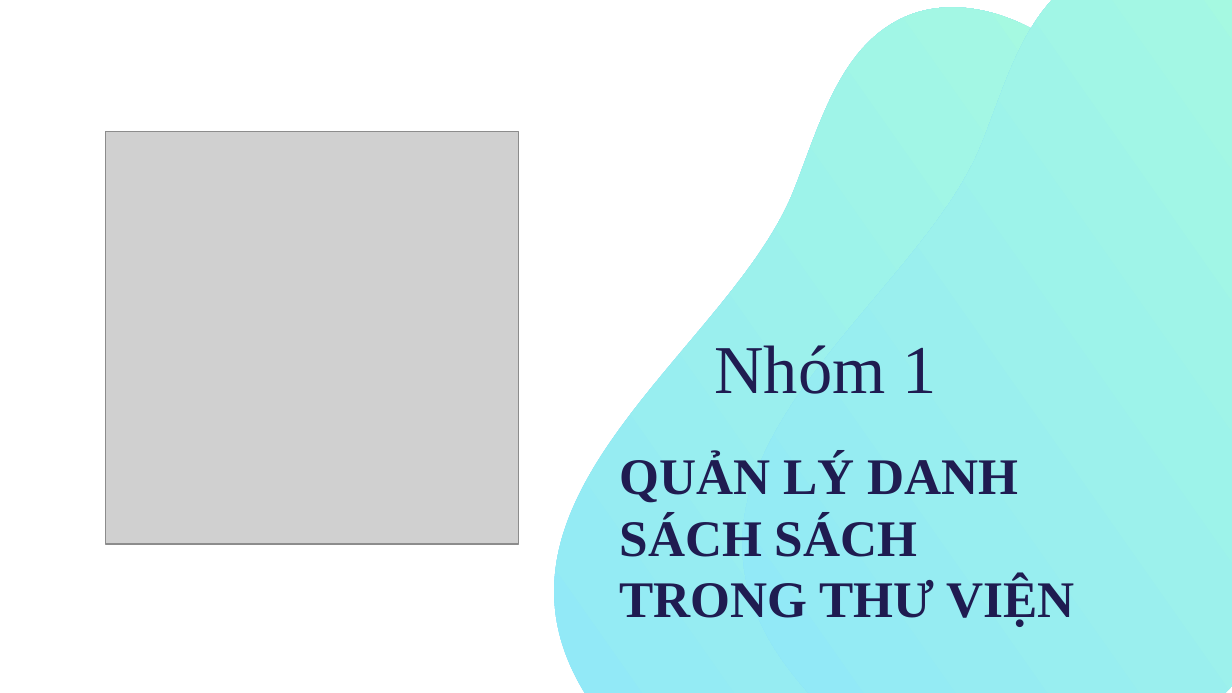
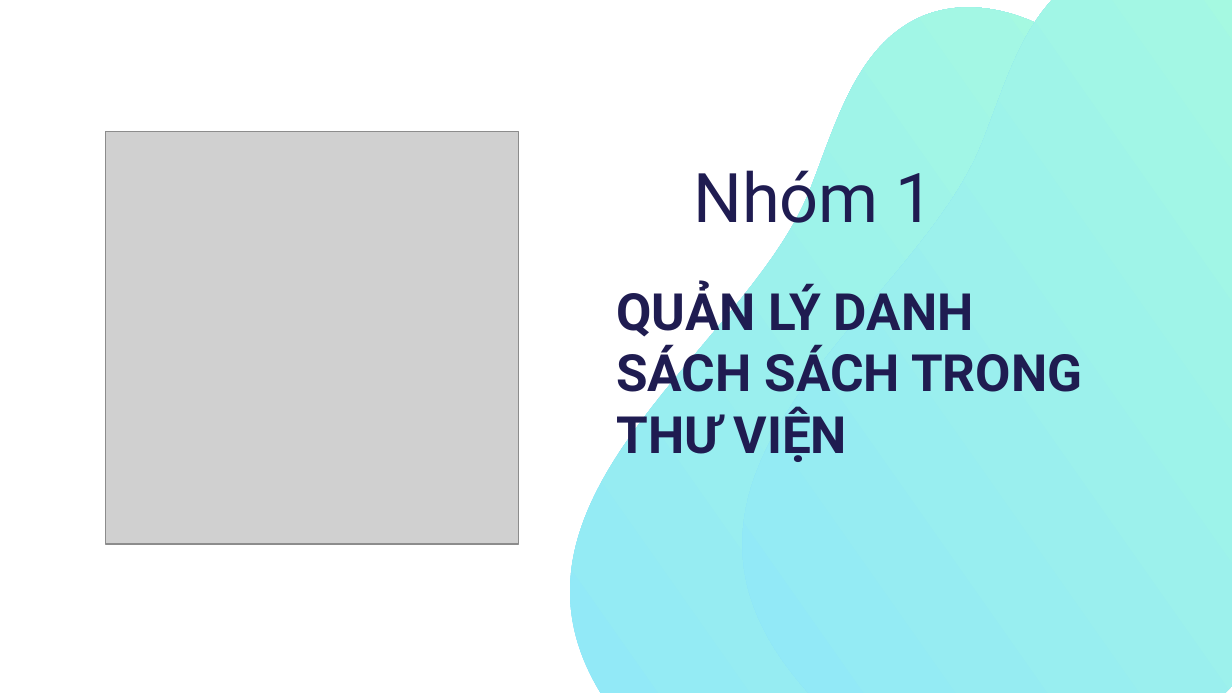
Before and after one commit to AnhVu12x08/LibraryManagement, a slide deck: slide 1 of Detaiso1_LTPYTHON.pptx. Drawn at 1232x693 pixels with LibreOffice and Linux fonts; fonts in the diff are those of the drawing; grey boxes stand for pictures. Boxes give left, top, right and bottom in pixels: in the first picture for what was removed or moved away, otherwise in the second. Text is boxed around its words. In the diff, an @@ line names an element or a change of style, - is before the commit and + after.

```diff
--- a/Detaiso1_LTPYTHON.pptx
+++ b/Detaiso1_LTPYTHON.pptx
@@ freeform shape resized from (x1=367, y1=0, x2=1232, y2=693) to (x1=383, y1=0, x2=1232, y2=693) @@
@@ title "Nhóm 1" at (x1=694, y1=159, x2=934, y2=237): font Times New Roman to Roboto @@
@@ title "Nhóm 1" moved from (x1=715, y1=345, x2=936, y2=394) to (x1=694, y1=159, x2=934, y2=237) @@
@@ subtitle "QUẢN LÝ DANH SÁCH SÁCH ..." moved from (x1=620, y1=454, x2=1074, y2=627) to (x1=616, y1=282, x2=1082, y2=462) @@
@@ subtitle "QUẢN LÝ DANH SÁCH SÁCH ..." at (x1=616, y1=282, x2=1082, y2=462): font Times New Roman to Roboto @@
```
Also in this commit, not shown: 16 other slides changed, 34 slides added, 13 slides removed, 2 other files.
